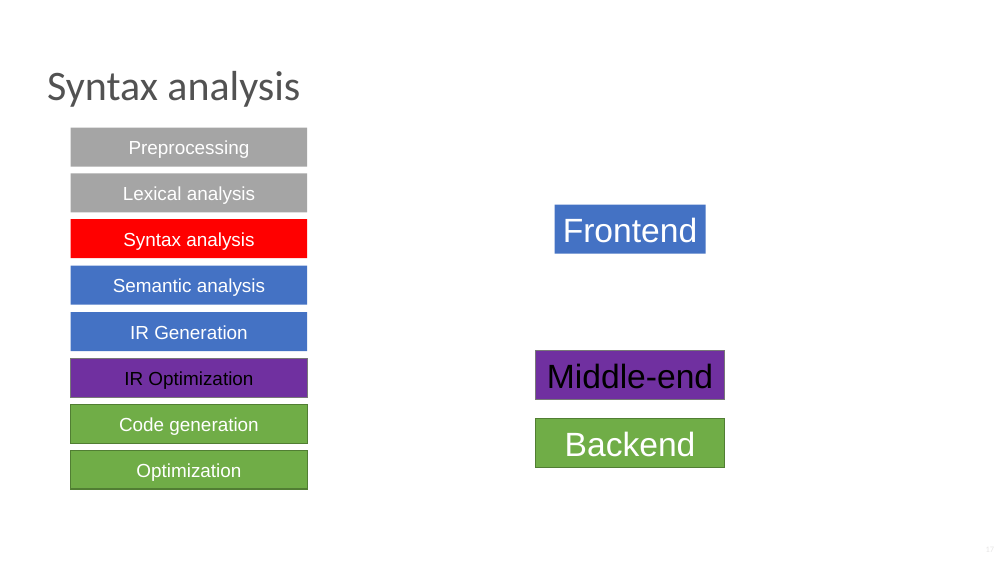
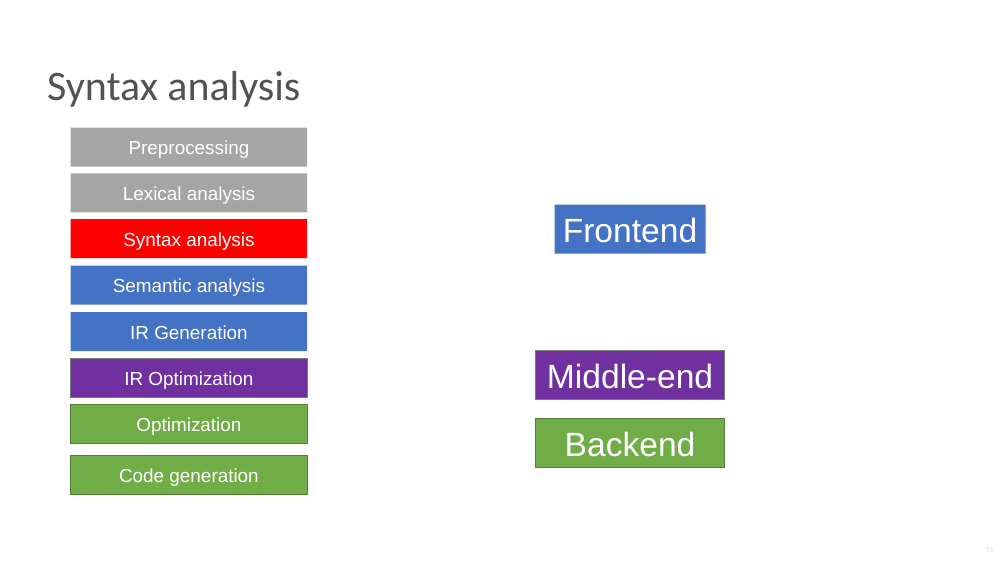
Before and after one commit to NN-complr-tech/Complr-course-lectures, a slide deck: slide 16 of 02-Frontend.pptx (slide 17 before the commit). Drawn at 1008x567 pixels with LibreOffice and Linux fonts; fonts in the diff are those of the drawing. Boxes give left, top, right and bottom in pixels: in the first picture for what was removed or moved away, otherwise in the second. Text is boxed around its words. In the diff, an @@ line names an element or a change of style, - is before the commit and + after.

```diff
--- a/02-Frontend.pptx
+++ b/02-Frontend.pptx
@@ rectangle "IR Optimization" at bbox=[71, 358, 308, 398]: text colour #000000 to #FFFFFF @@
@@ rectangle "Middle-end" at bbox=[535, 351, 724, 400]: text colour #000000 to #FFFFFF @@
@@ rectangle "Optimization": place and size @@
-rectangle "Optimization" at bbox=[71, 450, 308, 489]
+rectangle "Optimization" at bbox=[71, 405, 308, 445]
@@ rectangle "Code generation": place and size @@
-rectangle "Code generation" at bbox=[71, 405, 308, 444]
+rectangle "Code generation" at bbox=[71, 455, 308, 495]
```
Also in this commit, not shown: 19 other slides changed, 2 slides added, 1 slide removed.
